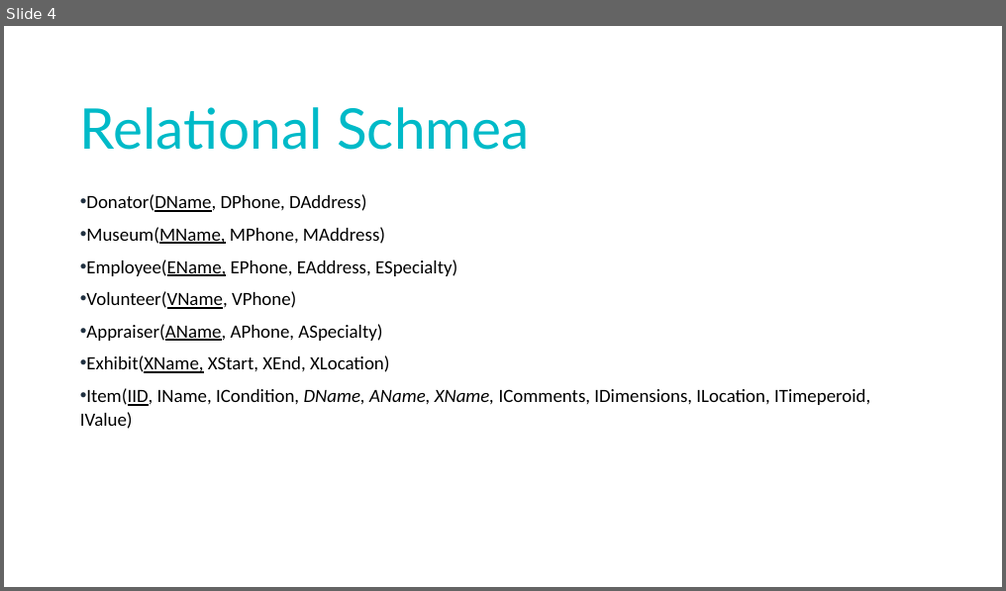
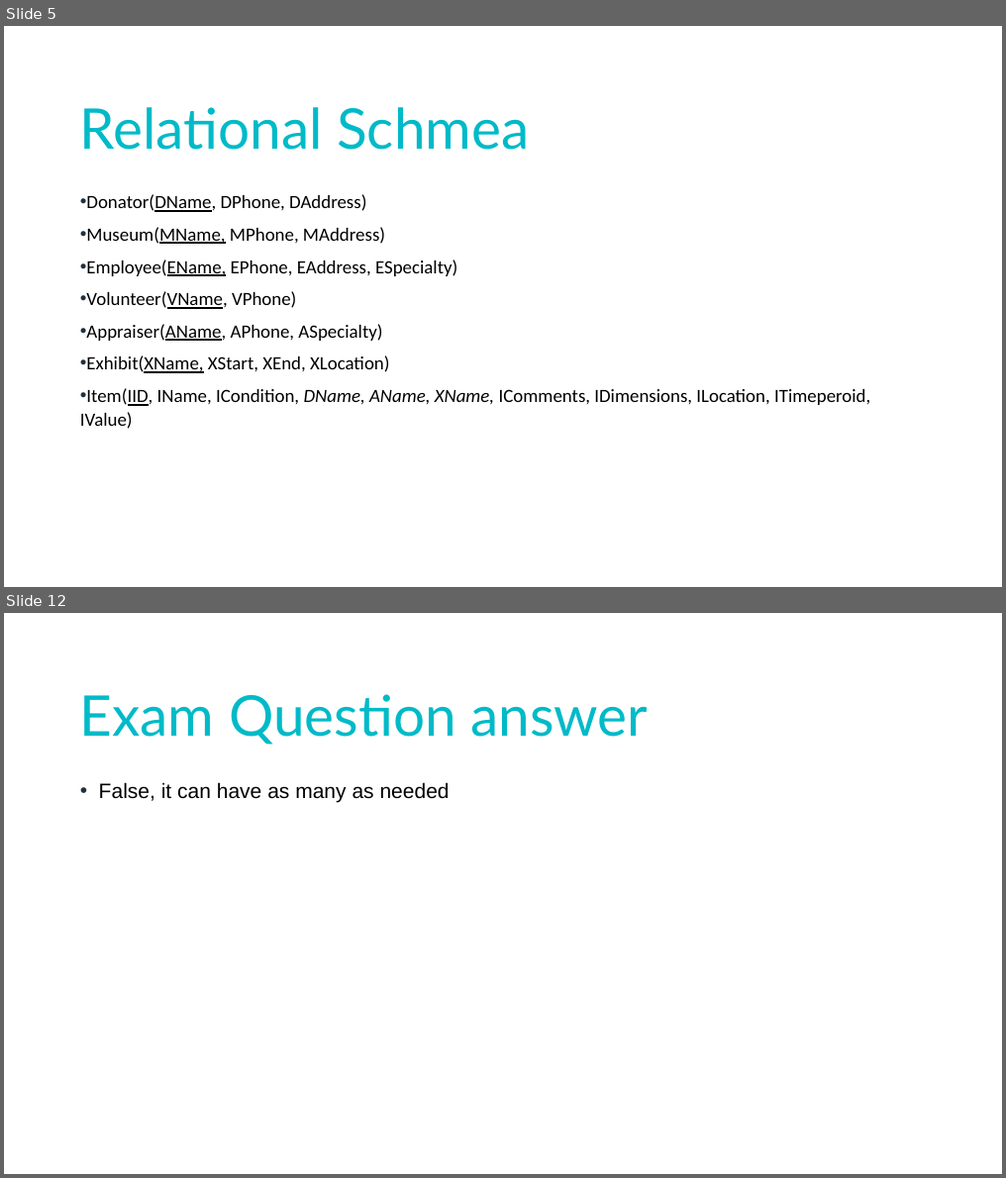
Before and after one commit to KingShampoo/MuseamDataBase, a slide deck: CS 3700 PP.pptx. Shown one above the other, each under a label of ours: slide 4 before the commit, slides 5 and 12 after it; the slides between them are not shown. The pictures are 1006x591 and 1006x1178 pixels, drawn with LibreOffice and Linux fonts; fonts in the diff are those of the drawing. Boxes give left, top, right and bottom in pixels: in the first picture for what was removed or moved away, otherwise in the second. Text is boxed around its words. In the diff, an @@ line names an element or a change of style, - is before the commit and + after.

```diff
--- a/CS 3700 PP.pptx
+++ b/CS 3700 PP.pptx
@@ slide 12 added at (x1=4, y1=613, x2=1002, y2=1174), background #FFFFFF @@
@@ title added at (x1=80, y1=694, x2=648, y2=745), 54 pt, text gradient #00BAC8 to #203040 @@
+Exam Question answer
@@ text added at (x1=99, y1=782, x2=450, y2=803), 20 pt, text #000000 @@
+• False, it can have as many as needed
@@ what was slide 4 is now slide 5 @@
```
Also in this commit, not shown: 5 slides changed, 3 other slides added, 2 slides removed, 1 other file.
